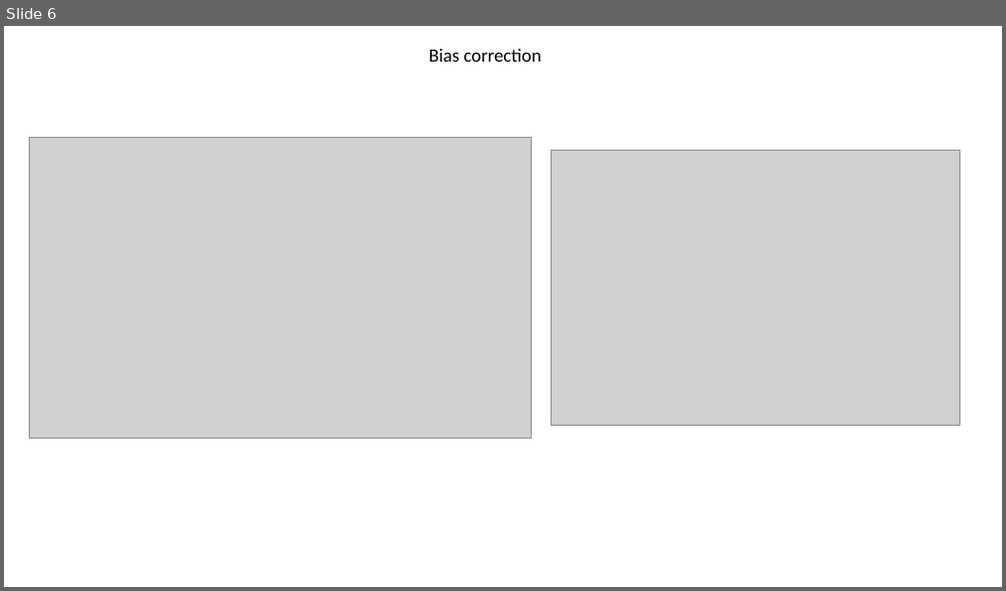
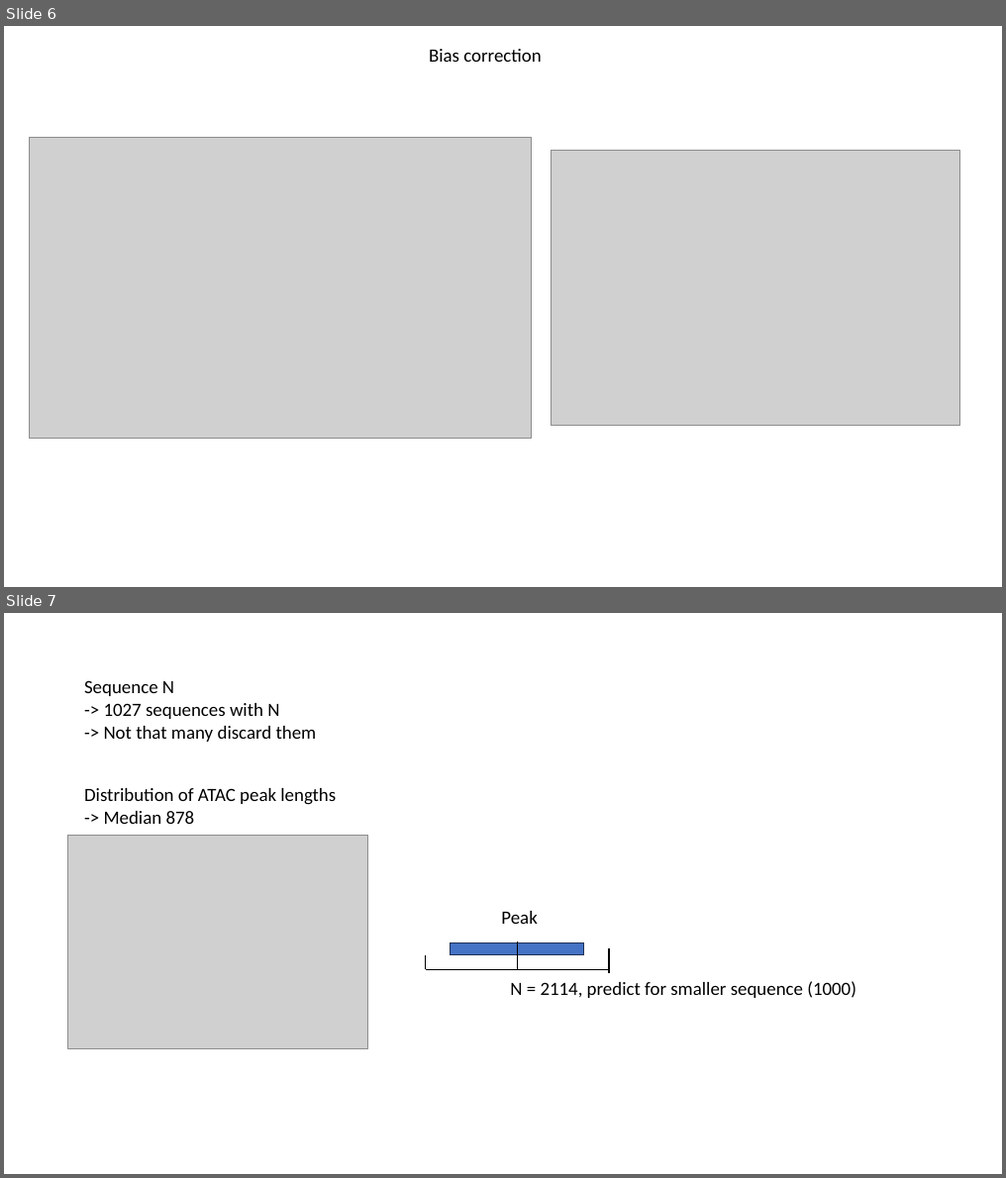
Before and after one commit to alexiaDorm/master-thesis, a slide deck: notes/Building model.pptx. Shown one above the other, each under a label of ours: slide 6 before the commit, slides 6 and 7 after it. The pictures are 1006x591 and 1006x1178 pixels, drawn with LibreOffice and Linux fonts; fonts in the diff are those of the drawing; grey boxes stand for pictures. Boxes give left, top, right and bottom in pixels: in the first picture for what was removed or moved away, otherwise in the second. Text is boxed around its words. In the diff, an @@ line names an element or a change of style, - is before the commit and + after.

Commit message:
Add coverage distribution code

```diff
--- a/notes/Building model.pptx
+++ b/notes/Building model.pptx
@@ slide 7 added at (4,613,1002,1174), background #FFFFFF @@
@@ text added at (84,680,317,742), 18 pt, text #000000 @@
+Sequence N
+-> 1027 sequences with N
+-> Not that many discard them
@@ text added at (84,788,336,824), 18 pt, text #000000 @@
+Distribution of ATAC peak lengths
+-> Median 878
@@ picture added at (67,835,368,1049) @@
@@ text added at (501,911,537,924), 18 pt, text #000000 @@
+Peak
@@ line added from (426, 956) to (426, 970), #000000 1.5 pt @@
@@ rectangle added at (450,943,584,956), fill #4472C4, outline #1E3256 1 pt @@
@@ line added from (518, 942) to (518, 970), #000000 1.5 pt @@
@@ line added from (609, 950) to (609, 973), #000000 1.5 pt @@
@@ line added from (426, 970) to (609, 970), #000000 1.5 pt @@
@@ text added at (510,981,856,998), 18 pt, text #000000 @@
+N = 2114, predict for smaller sequence (1000)
```
Also in this commit, not shown: 4 slides changed, 3 other files.
